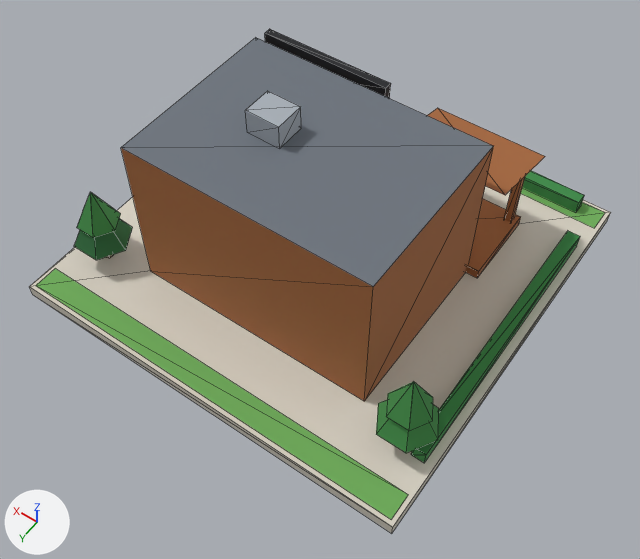
The glTF model public/models/14.glb: old version first, new version second.
Before and after are seen from a camera (50 mm lens) standing at (-0.748, 1.086, 1.598) and looking at (-0.079, 0.149, 0.127). Every picture has the same lights, and +X, +Y and +Z are marked at lower left. The older version comes first. Mesh edges are drawn as thin lines. Vertices at exactly the same position are counted once.

In view in the first picture: 'b14'.
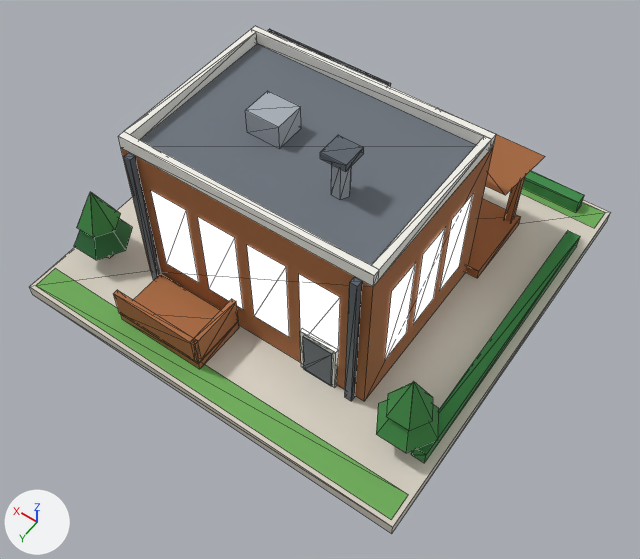
Changed parts and their boxes [x1, y1, x2, y2] in the pictures (640 x 559 px):
'b14', reshaped: before [29, 29, 611, 533]; after [29, 26, 611, 533]
part 1 of me_b14, added: after [121, 274, 239, 369]
part 2 of me_b14, added: after [113, 290, 199, 364]
part 3 of me_b14, added: after [191, 299, 239, 363]
part 4 of me_b14, added: after [300, 330, 338, 387]
part 5 of me_b14, added: after [303, 336, 332, 386]
part 6 of me_b14, added: after [345, 277, 362, 401]
part 7 of me_b14, added: after [124, 153, 162, 280]
part 8 of me_b14, added: after [320, 135, 364, 172]
part 9 of me_b14, added: after [331, 165, 352, 199]
part 10 of me_b14, added: after [118, 26, 496, 366]

The change, as a list of edits to the scene's bpy script:
```text
Add mat_wall_white:
    mat_wall_white = bpy.data.materials.new('wall_white')
    # nodes: BsdfPrincipled, Mix, OutputMaterial, VertexColor
    # colours: white #f3f1ea, mixed with the vertex colours
Add mat_metal_dark:
    mat_metal_dark = bpy.data.materials.new('metal_dark')
    # nodes: BsdfPrincipled, Mix, OutputMaterial, VertexColor
    # colours: greyish blue #59616b, mixed with the vertex colours
Add mat_white:
    mat_white = bpy.data.materials.new('white')
    # nodes: BsdfPrincipled, Mix, OutputMaterial, VertexColor
    # colours: white #f1eee6, mixed with the vertex colours
Change me_b14:
    used by ob_b14; location = (0.0, 0.0, 0.0)
    remove me_b14.from_pydata(...)  # 186 vertices, 190 faces; spans x -0.48..0.48, y -0.48..0.48, z 0.0..0.465
    add me_b14.from_pydata(...)  # 311 vertices, 342 faces; spans x -0.48..0.48, y -0.48..0.48, z 0.0..0.515
    me_b14 part 1: the loose piece of 8 vertices spanning x -0.48..0.48, y -0.48..0.48, z 0.0..0.03 is copied, and the copy is scaled about its middle by (0.229, 0.135, 0.833), then moved by (0.14, 0.36, 0.027), in mat_wall_wood; it spans x 0.03..0.25, y 0.295..0.425, z 0.03..0.055
    me_b14 part 2: the loose piece of 8 vertices spanning x 0.04..0.12, y 0.045..0.115, z 0.41..0.465 is copied, and the copy is scaled about its middle by (2.75, 0.171, 1.27), then moved by (0.06, 0.342, -0.348), in mat_wall_wood; it spans x 0.03..0.25, y 0.416..0.428, z 0.055..0.125
    me_b14 part 3: the loose piece of 8 vertices spanning x 0.04..0.12, y 0.045..0.115, z 0.41..0.465 is copied, and the copy is scaled about its middle by (0.15, 1.86, 1.27), then moved by (-0.045, 0.28, -0.348), in mat_wall_wood; it spans x 0.029..0.041, y 0.295..0.425, z 0.055..0.125
    me_b14 part 4: the loose piece of 8 vertices spanning x -0.32..-0.08, y -0.32..-0.12, z 0.03..0.055 is copied, and the copy is scaled about its middle by (0.358, 0.04, 5.2), then moved by (0.02, 0.514, 0.052), in mat_white; it spans x -0.223..-0.137, y 0.29..0.298, z 0.03..0.16
    me_b14 part 5: the loose piece of 8 vertices spanning x -0.32..-0.08, y -0.32..-0.12, z 0.03..0.055 is copied, and the copy is scaled about its middle by (0.292, 0.03, 4.8), then moved by (0.02, 0.517, 0.048), in mat_metal_dark; it spans x -0.215..-0.145, y 0.294..0.3, z 0.03..0.15
    me_b14 part 6: the loose piece of 8 vertices spanning x -0.29..0.29, y -0.13..0.29, z 0.03..0.41 is copied, and the copy is scaled about its middle by (0.0276, 0.0333, 1), then moved by (-0.26, 0.218, 0.0), in mat_metal_dark; it spans x -0.268..-0.252, y 0.291..0.305, z 0.03..0.41
    me_b14 part 7: the loose piece of 8 vertices spanning x -0.29..0.29, y -0.13..0.29, z 0.03..0.41 is copied, and the copy is scaled about its middle by (0.0276, 0.0333, 1), then moved by (0.26, 0.218, 0.0), in mat_metal_dark; it spans x 0.252..0.268, y 0.291..0.305, z 0.03..0.41
    me_b14 part 8: the loose piece of 8 vertices spanning x 0.04..0.12, y 0.045..0.115, z 0.41..0.465 is copied, and the copy is scaled about its middle by (0.687, 0.786, 0.273), then moved by (-0.2, 0.06, 0.07), in mat_metal_dark; it spans x -0.147..-0.093, y 0.112..0.168, z 0.5..0.515
    me_b14 part 9: a new loose piece of 13 vertices spanning x -0.14..-0.1, y 0.123..0.157, z 0.41..0.5, in mat_metal
    me_b14 part 10: 48 vertices added at x -0.293..0.29, y -0.13..0.293, z 0.106..0.44
    add me_b14.materials.append(mat_white)
    add me_b14.materials.append(mat_metal_dark)
    add me_b14.materials.append(mat_wall_white)
```
